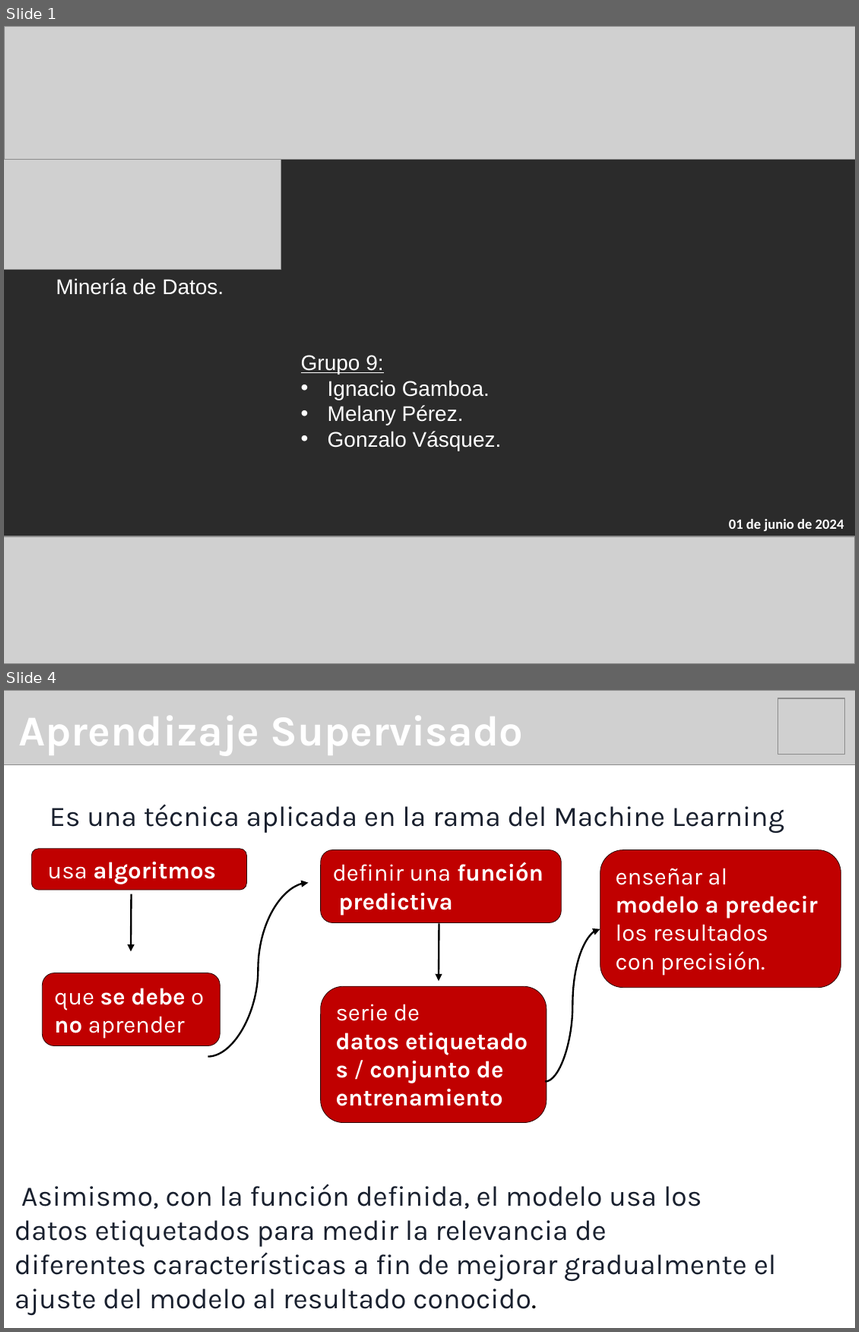
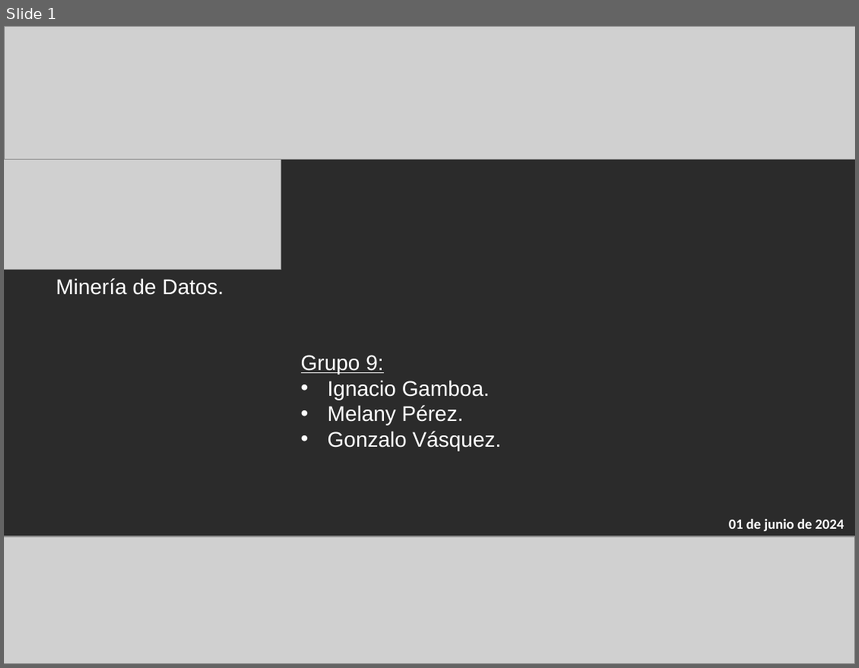
Before and after one commit to IgnGGA/grupo9, a slide deck: presentación/presentaciónDosMineriaDeDatos.pptx. Shown one above the other, each under a label of ours: slides 1 and 4 before the commit, slide 1 after it; the slides between them are not shown. The pictures are 859x1332 and 859x668 pixels, drawn with LibreOffice and Linux fonts; fonts in the diff are those of the drawing; grey boxes stand for pictures; background and template pictures are left out; a plain dark background stands for a picture behind light text. Boxes give left, top, right and bottom in pixels: in the first picture for what was removed or moved away, otherwise in the second. Text is boxed around its words. In the diff, an @@ line names an element or a change of style, - is before the commit and + after.

Commit message:
Nuevas imagenes y avanace en la ppt, se crea codigo unificado para entregar a profesor

```diff
--- a/presentación/presentaciónDosMineriaDeDatos.pptx
+++ b/presentación/presentaciónDosMineriaDeDatos.pptx
@@ slide 4 removed at bbox=[4, 690, 855, 1328], background #FFFFFF @@
@@ picture removed at bbox=[4, 690, 855, 765] @@
@@ picture removed at bbox=[778, 698, 845, 755] @@
@@ text removed at bbox=[18, 716, 523, 756] @@
-Aprendizaje Supervisado
@@ text removed at bbox=[50, 804, 785, 833] @@
-Es una técnica aplicada en la rama del Machine Learning
@@ rounded rectangle removed at bbox=[31, 848, 246, 889] @@
-usa algoritmos
@@ rounded rectangle removed at bbox=[321, 850, 562, 923] @@
-definir una función
-predictiva
@@ rounded rectangle removed at bbox=[601, 850, 842, 988] @@
-enseñar al modelo a predecir los resultados con precisión.
@@ arrow removed from (132, 894) to (131, 951) @@
@@ curved arrow removed from (208, 1057) to (309, 883) @@
@@ arrow removed from (439, 923) to (439, 981) @@
@@ curved arrow removed from (545, 1081) to (600, 929) @@
@@ rounded rectangle removed at bbox=[42, 973, 220, 1046] @@
-que se debe o no aprender
@@ rounded rectangle removed at bbox=[321, 986, 546, 1122] @@
-serie de datos etiquetados / conjunto de entrenamiento
@@ text removed at bbox=[15, 1184, 777, 1315] @@
-Asimismo, con la función definida, el modelo usa los datos etiquetados para medir la relevancia de diferentes características a fin de mejorar gradualmente el ajuste del modelo al resultado conocido.
```
Also in this commit, not shown: 5 slides changed, 10 slides added, 8 other slides removed, 18 other files.
